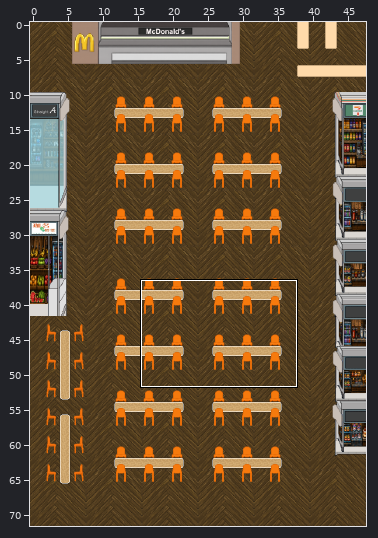
Level history. Tiled map: assets/niupai_minigame/XiaoChiBuMainSection.tmx. Above, an overview of the earlier version with the close-up marked.
Close-up. Before:
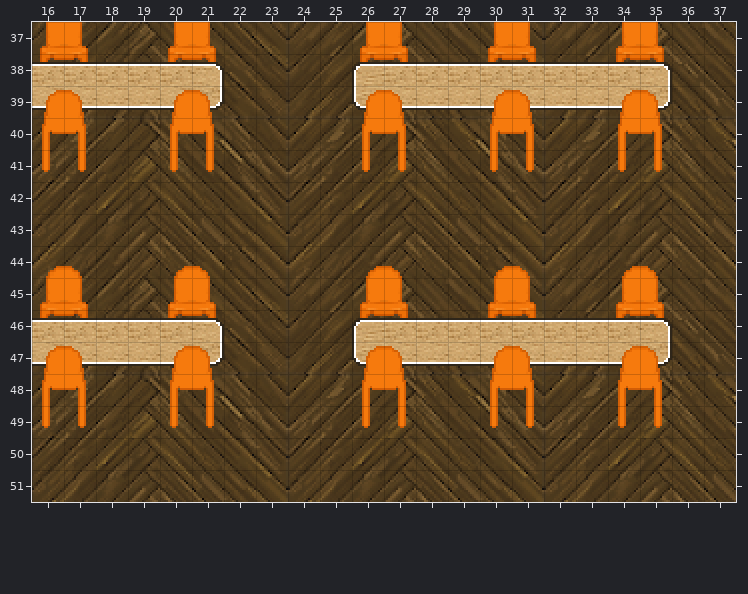
Cells are 16x16 px. Shown: x 16..37, y 37..51. The commit also changed other parts of the map, which this record leaves out. Tiles whose own drawing changed are shown in their newer look in all pictures.
After the commit:
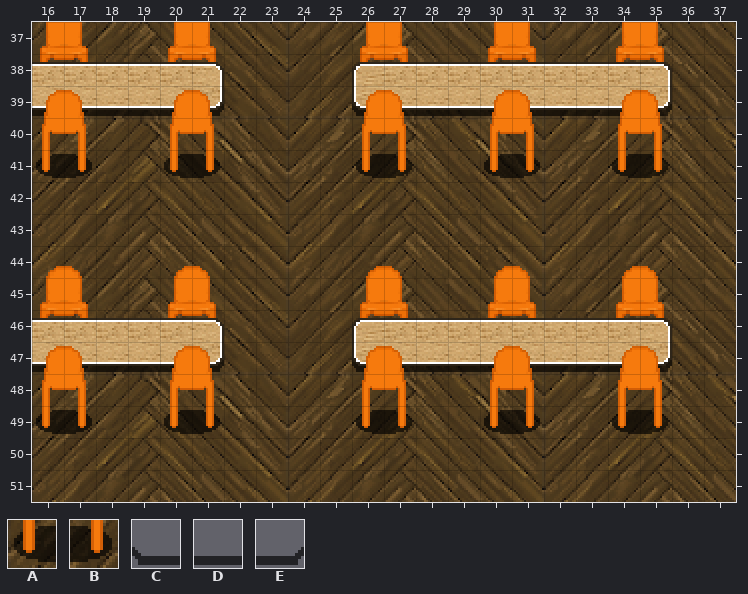
Key: from "XiaoChiBuSprite16": A 853, B 854, C 856, D 857, E 858.
_ is an empty cell.
Tiles of an added or newly shown layer are drawn over the layers below it.
See-through tiles are keyed as they look on the map.
From old to new:
Layer "Shadow" (added):
y 39: x 16..21 ______ -> DDDDDE; x 26..35 __________ -> CDDDDDDDDE
y 41: x 16..17 __ -> AB; x 20..21 __ -> AB; x 26..27 __ -> AB; x 30..31 __ -> AB; x 34..35 __ -> AB
y 47: x 16..21 ______ -> DDDDDE; x 26..35 __________ -> CDDDDDDDDE
y 49: x 16..17 __ -> AB; x 20..21 __ -> AB; x 26..27 __ -> AB; x 30..31 __ -> AB; x 34..35 __ -> AB
